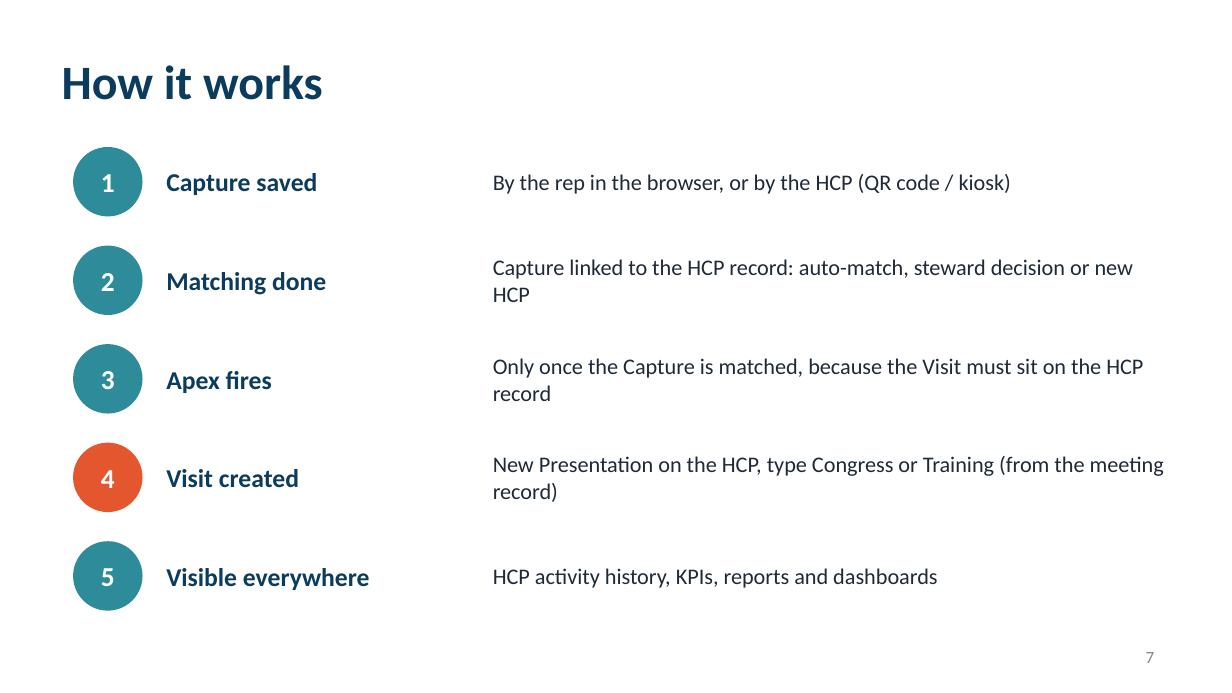
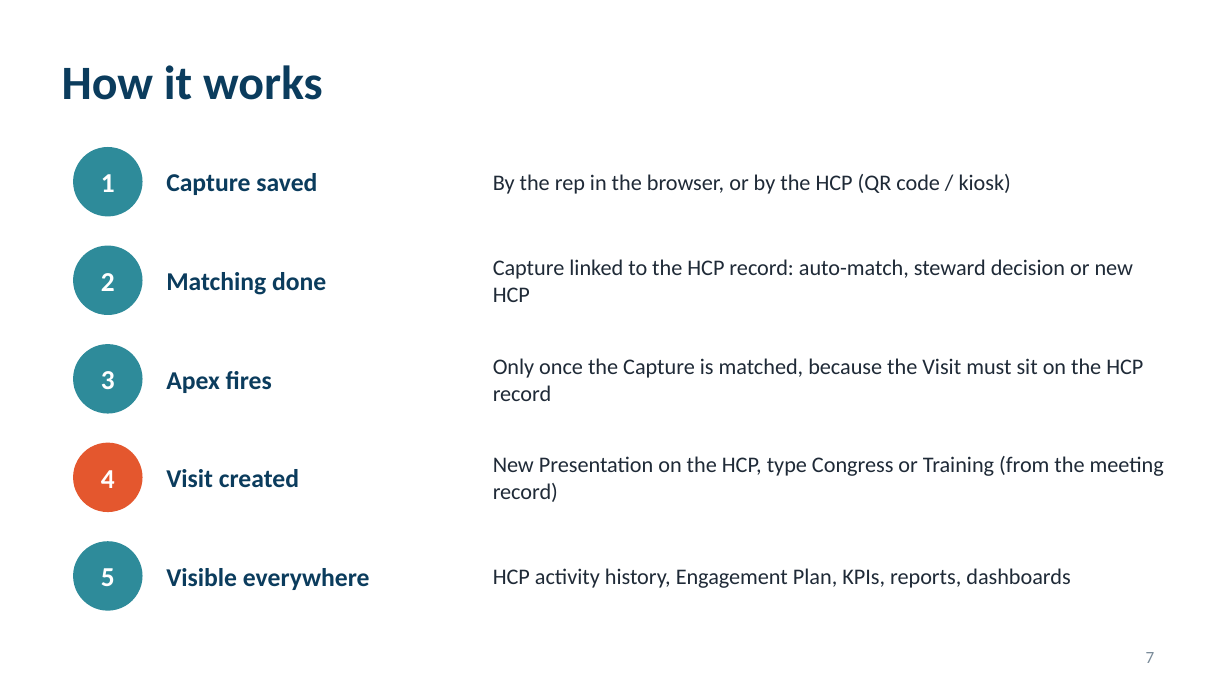
Before and after one commit to patrik8585/claude, a slide deck: slide 7 of slides/France_CBU_Congress_Solution.pptx. Drawn at 1232x693 pixels with LibreOffice and Linux fonts; fonts in the diff are those of the drawing. Boxes give left, top, right and bottom in pixels: in the first picture for what was removed or moved away, otherwise in the second. Text is boxed around its words. In the diff, an @@ line names an element or a change of style, - is before the commit and + after.

```diff
--- a/slides/France_CBU_Congress_Solution.pptx
+++ b/slides/France_CBU_Congress_Solution.pptx
@@ text at box(493, 568, 1070, 588): text changed @@
-HCP activity history, KPIs, reports and dashboards
+HCP activity history, Engagement Plan, KPIs, reports, dashboards
```
Also in this commit, not shown: 2 other slides changed.
